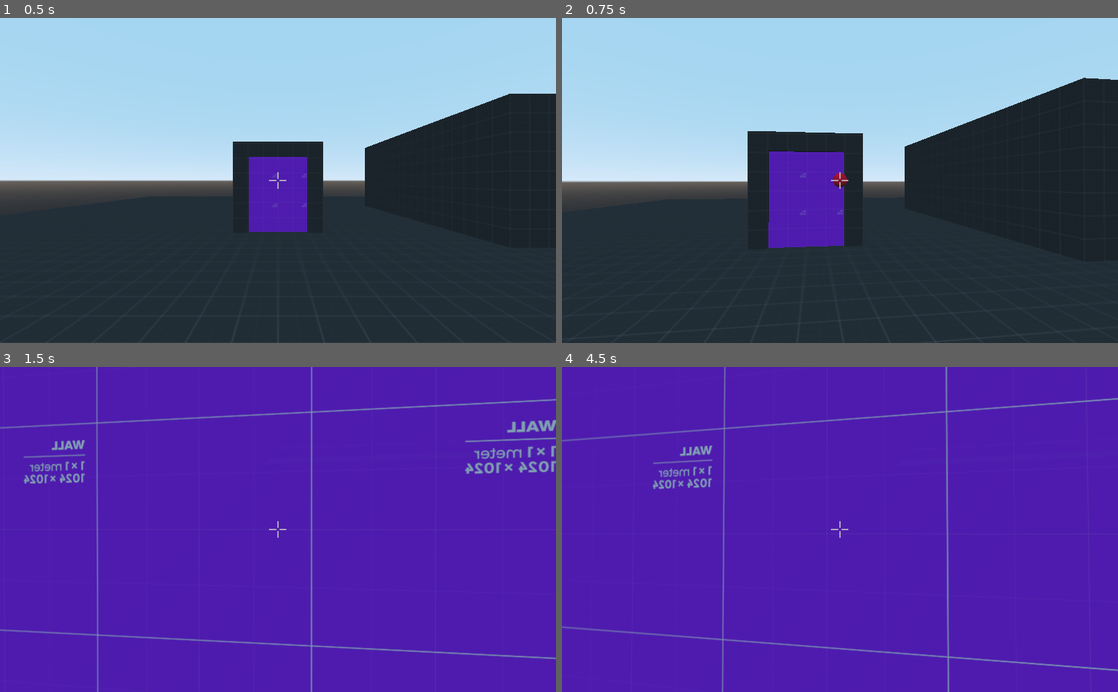
Above: before the commit, frames 1-4 (two rows, left to right).
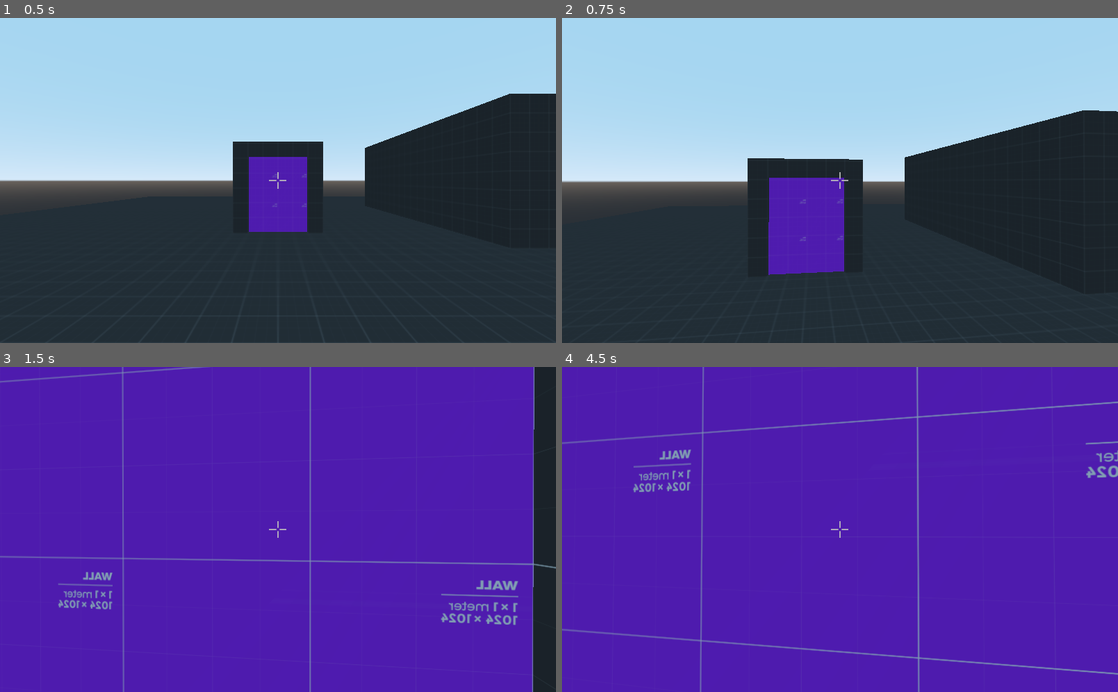
Above: after the commit, the same moments.

Repository: Datoh/RocketGolf
Game: Godot game, scene res://scenes/LevelTest.tscn
Same seed, same stepped clock (60 frames per second), same inputs: the game is played once before the commit and once after it.
Inputs (mouse positions are in pixels of both pictures, inside the frame that each line leads up to):
- Up to frame 1 (0.5 s): no input
- Up to frame 2 (0.75 s): tap Enter at 0.5 s; move the mouse to (867, 180) at 0.52 s; hold Up (ui_up) from 0.53 s (still down); tap Space (ui_jump, bound only after the commit) at 0.6 s
- Up to frame 3 (1.5 s): keep holding Up (ui_up); tap Space (ui_jump, bound only after the commit) at 0.77, 1.07, 1.35 s; move the mouse to (250, 529) at 1.27 s
- Up to frame 4 (4.5 s): keep holding Up (ui_up); tap Space (ui_jump, bound only after the commit) at 1.52, 1.82, 2.1, 2.85, 3.02, 3.32, 3.6, 3.77, 4.07, 4.35 s; move the mouse to (851, 523) at 2.02 s; move the mouse to (834, 536) at 2.77 s; move the mouse to (878, 532) at 3.52 s; move the mouse to (795, 526) at 4.27 s

Frame 1 is identical in both runs. In frame 2, 6.4% of the frame differs, in the area x 33-100%, y 18-100%; in frame 3, 9.3%, in the area x 0-100%, y 0-100%; in frame 4, 4.7%.
Error in both runs: Invalid get index 'global_transform' (on base: 'null instance'). (res://scripts/Teleport.gd:8)

Commit message:
[gameplay] Add player jump

Diff:
--- a/project.godot
+++ b/project.godot
@@ -55,8 +55,12 @@
 }
 ui_fire={
 "deadzone": 0.5,
+"events": [ Object(InputEventMouseButton,"resource_local_to_scene":false,"resource_name":"","device":0,"alt":false,"shift":false,"control":false,"meta":false,"command":false,"button_mask":0,"position":Vector2( 0, 0 ),"global_position":Vector2( 0, 0 ),"factor":1.0,"button_index":1,"pressed":false,"doubleclick":false,"script":null)
+ ]
+}
+ui_jump={
+"deadzone": 0.5,
 "events": [ Object(InputEventKey,"resource_local_to_scene":false,"resource_name":"","device":0,"alt":false,"shift":false,"control":false,"meta":false,"command":false,"pressed":false,"scancode":32,"unicode":0,"echo":false,"script":null)
-, Object(InputEventMouseButton,"resource_local_to_scene":false,"resource_name":"","device":0,"alt":false,"shift":false,"control":false,"meta":false,"command":false,"button_mask":0,"position":Vector2( 0, 0 ),"global_position":Vector2( 0, 0 ),"factor":1.0,"button_index":1,"pressed":false,"doubleclick":false,"script":null)
  ]
 }
 
--- a/scripts/Player.gd
+++ b/scripts/Player.gd
@@ -7,9 +7,11 @@
 
 export(float) var gravity = -30.0
 export(float) var max_speed = 8.0
+export(float) var jump_speed = 8.0
 export(float) var mouse_sensitivity = 0.002  # radians/pixel
 
 var velocity = Vector3()
+var jump = false
 
 signal fire_rocket(rocket)
 
@@ -29,6 +31,8 @@
 func get_input() -> Vector3:
   if Input.is_action_just_pressed("ui_fire"):
     fire_rocket()
+
+  jump = Input.is_action_just_pressed("ui_jump")
 
   var input_dir = Vector3()
   # desired move in camera direction
@@ -51,6 +55,8 @@
   velocity.x = desired_velocity.x
   velocity.z = desired_velocity.z
   velocity = move_and_slide(velocity, Vector3.UP, true)
+  if jump and is_on_floor():
+    velocity.y += jump_speed
 
 
 func fire_rocket() -> void:
